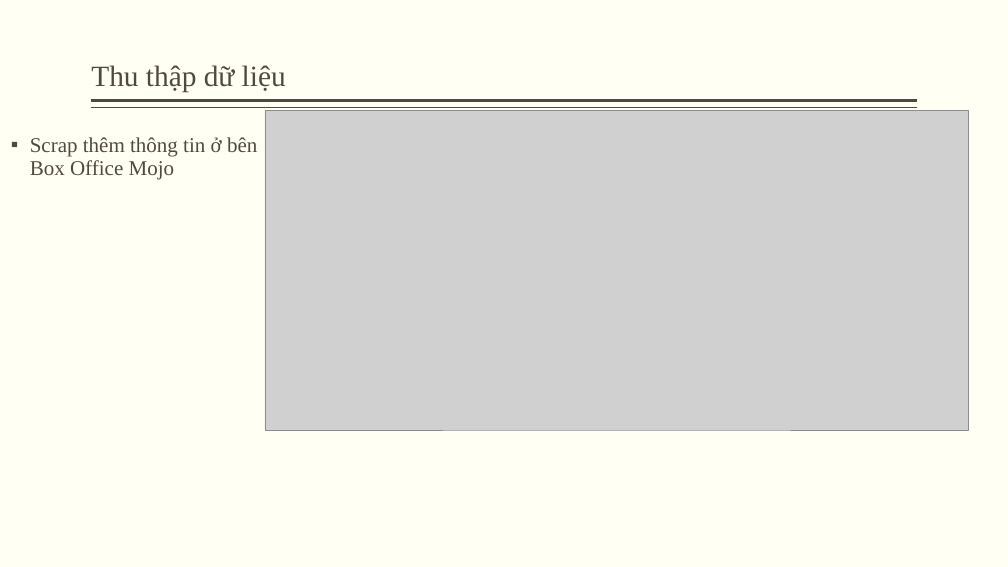
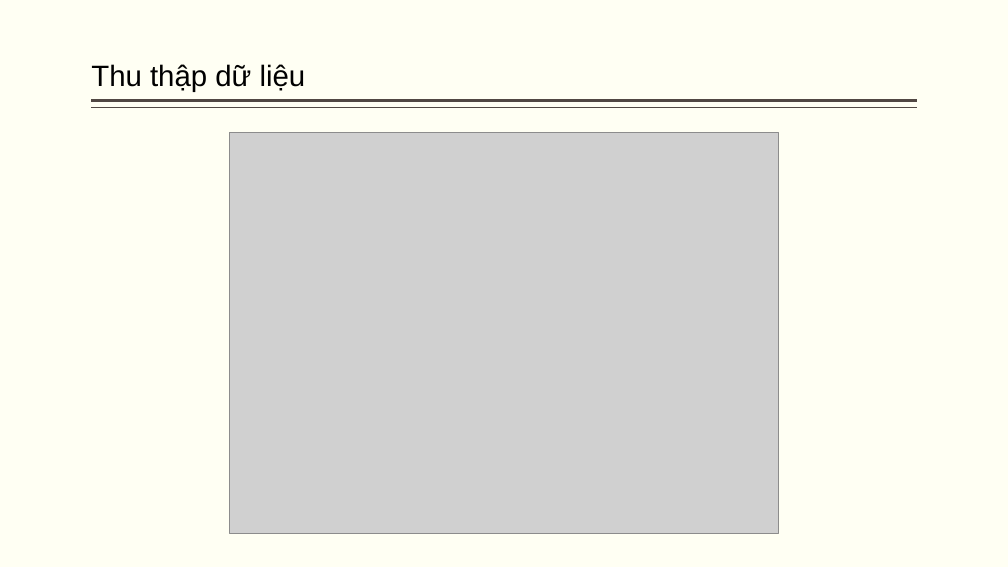
Before and after one commit to Tuan-Lee-23/Data-Science-Final-Project, a slide deck: slide 5 of reports/Slide.pptx. Drawn at 1008x567 pixels with LibreOffice and Linux fonts; fonts in the diff are those of the drawing; grey boxes stand for pictures. Boxes give left, top, right and bottom in pixels: in the first picture for what was removed or moved away, otherwise in the second. Text is boxed around its words. In the diff, an @@ line names an element or a change of style, - is before the commit and + after.

```diff
--- a/reports/Slide.pptx
+++ b/reports/Slide.pptx
@@ title "Thu thập dữ liệu" at [91,64,306,92]: font Times New Roman to Arial, text colour #514843 to #000000 @@
@@ text removed at [30,137,257,180] @@
-▪ Scrap thêm thông tin ở bên Box Office Mojo
@@ picture: place and size @@
-picture at [265,110,969,430]
+picture at [229,132,779,533]
```
Also in this commit, not shown: 22 other slides changed, 9 slides added, 8 slides removed.
